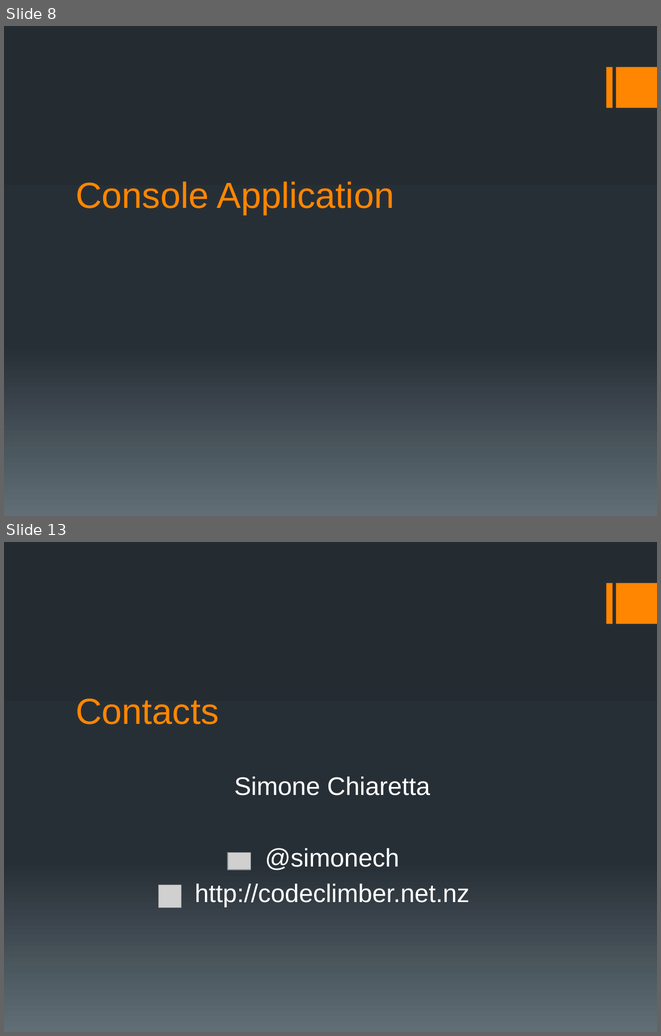
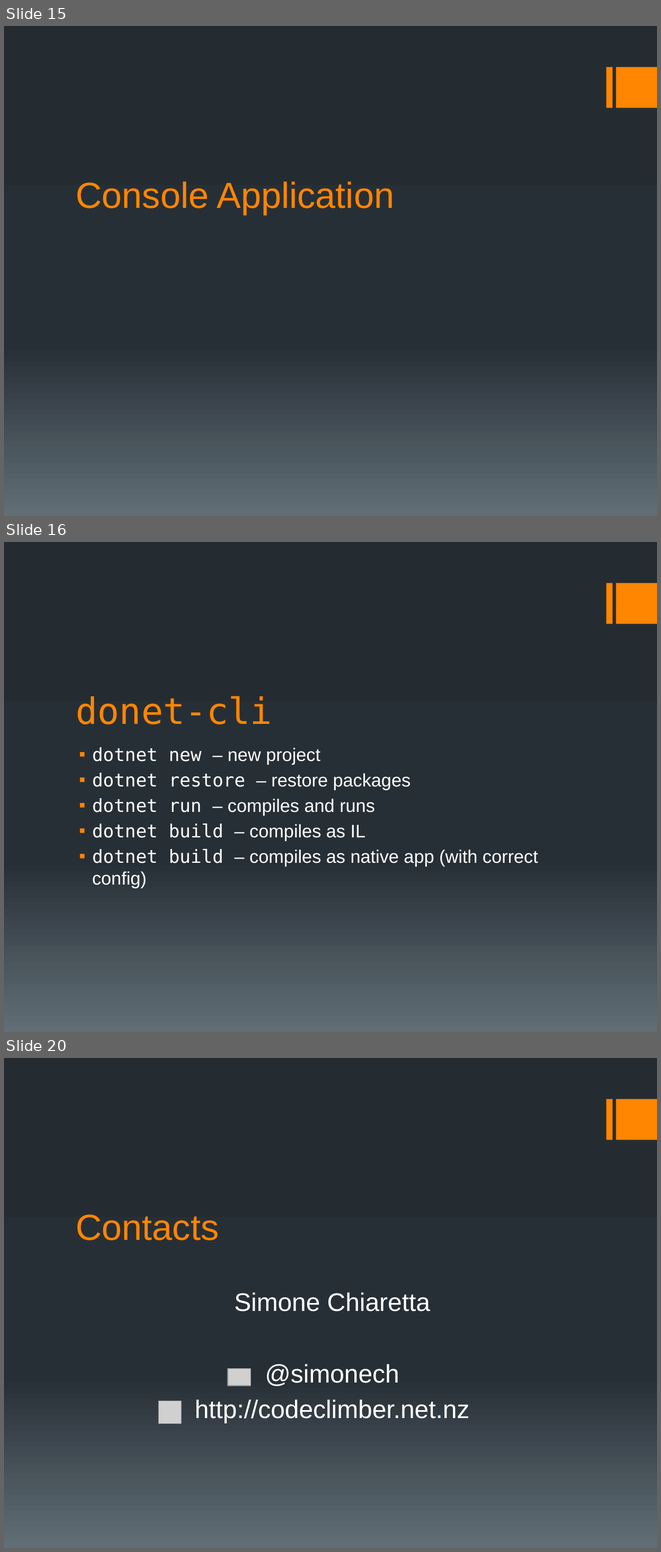
Before and after one commit to simonech/MeetASPNETCoreAtCG16, a slide deck: MeetASPNETCore.pptx. Shown one above the other, each under a label of ours: slides 8 and 13 before the commit, slides 15, 16 and 20 after it; the slides between them are not shown. The pictures are 661x1036 and 661x1552 pixels, drawn with LibreOffice and Linux fonts; fonts in the diff are those of the drawing; grey boxes stand for pictures. Boxes give left, top, right and bottom in pixels: in the first picture for what was removed or moved away, otherwise in the second. Text is boxed around its words. In the diff, an @@ line names an element or a change of style, - is before the commit and + after.

```diff
--- a/MeetASPNETCore.pptx
+++ b/MeetASPNETCore.pptx
@@ slide 16 added at (4, 542, 657, 1032), background gradient #242C33 to #273037 to #636D76; not listed: 2 template elements that a slide beside it also shows @@
@@ title added at (76, 696, 273, 724), 40 pt, text #FF8600 @@
+donet-cli
@@ text added at (92, 747, 538, 888), 20 pt, text #FFFFFF @@
+▪ dotnet new – new project
+▪ dotnet restore – restore packages
+▪ dotnet run – compiles and runs
+▪ dotnet build – compiles as IL
+▪ dotnet build – compiles as native app (with correct config)
@@ what was slide 8 is now slide 15 @@
@@ what was slide 13 is now slide 20 @@
```
Also in this commit, not shown: 9 slides changed, 8 other slides added, 2 slides removed, 18 other files.
